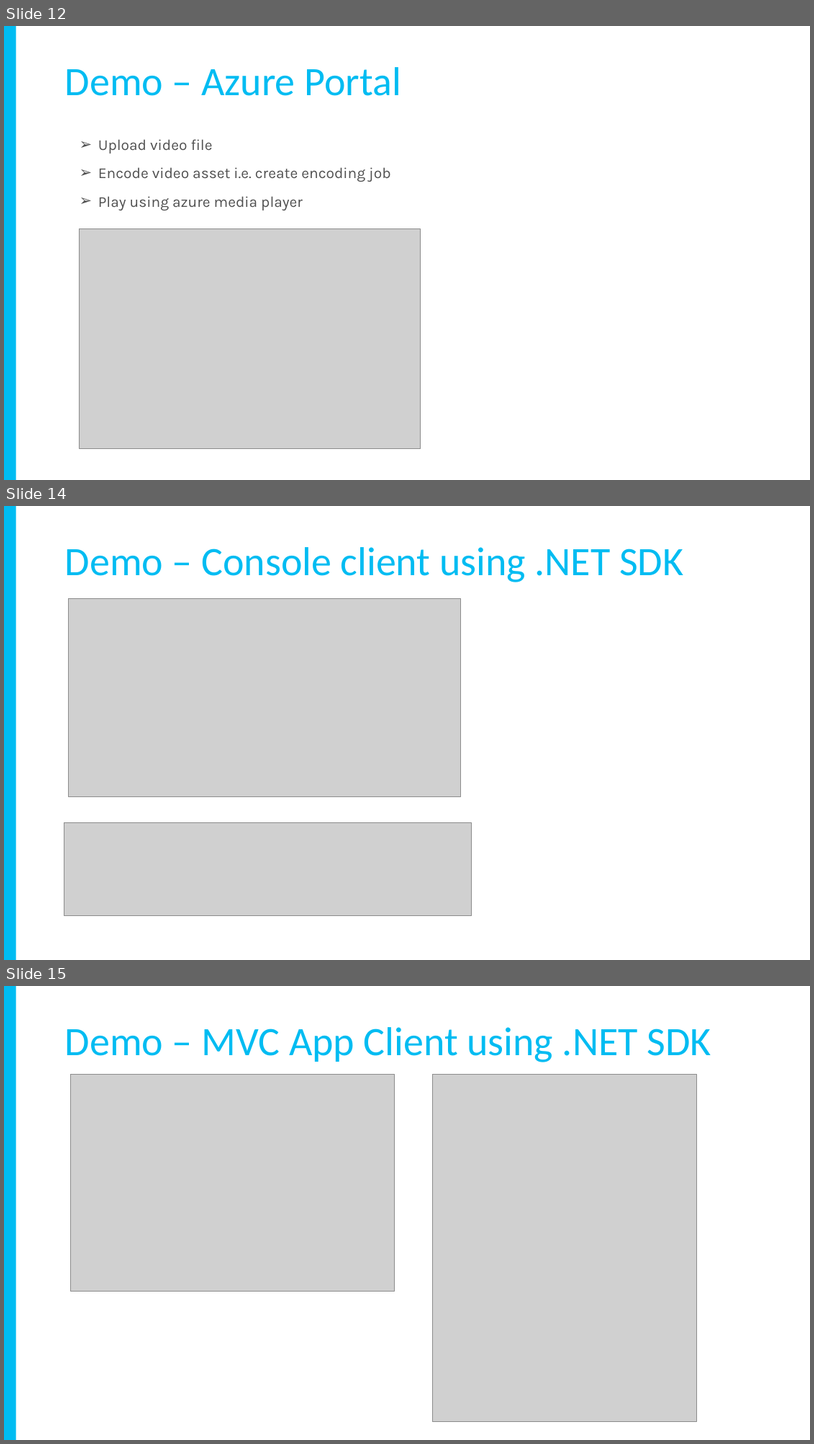
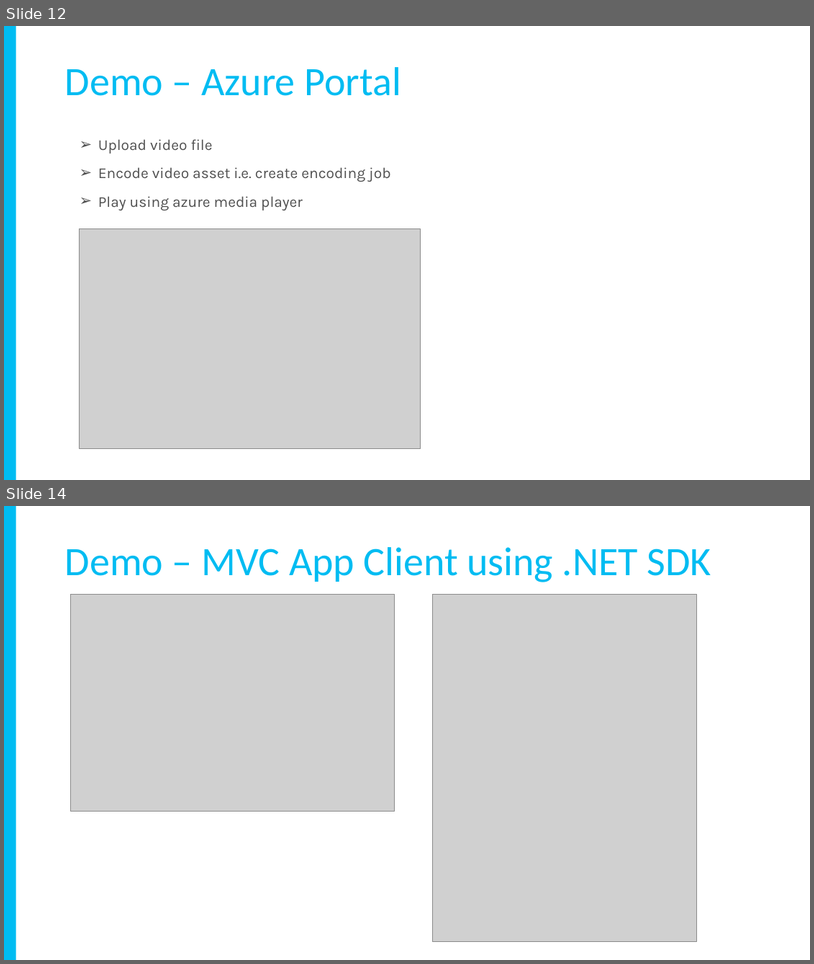
Before and after one commit to itorian/AzureMediaServicesMvc, a slide deck: AzureMediaServices/Screenshots_Presentation/AzureMediaServices.pptx. Shown one above the other, each under a label of ours: slides 12, 14 and 15 before the commit, slides 12 and 14 after it; the slides between them are not shown. The pictures are 814x1444 and 814x964 pixels, drawn with LibreOffice and Linux fonts; fonts in the diff are those of the drawing; grey boxes stand for pictures. Boxes give left, top, right and bottom in pixels: in the first picture for what was removed or moved away, otherwise in the second. Text is boxed around its words. In the diff, an @@ line names an element or a change of style, - is before the commit and + after.

```diff
--- a/AzureMediaServices/Screenshots_Presentation/AzureMediaServices.pptx
+++ b/AzureMediaServices/Screenshots_Presentation/AzureMediaServices.pptx
@@ slide 14 removed at (4, 506, 810, 960), background #FFFFFF @@
@@ rectangle removed at (4, 506, 16, 960) @@
@@ text removed at (65, 547, 684, 582) @@
-Demo – Console client using .NET SDK
@@ picture removed at (68, 598, 460, 796) @@
@@ picture removed at (64, 822, 471, 916) @@
@@ what was slide 15 is now slide 14 @@
```
Also in this commit, not shown: 3 slides changed, 1 other file.
